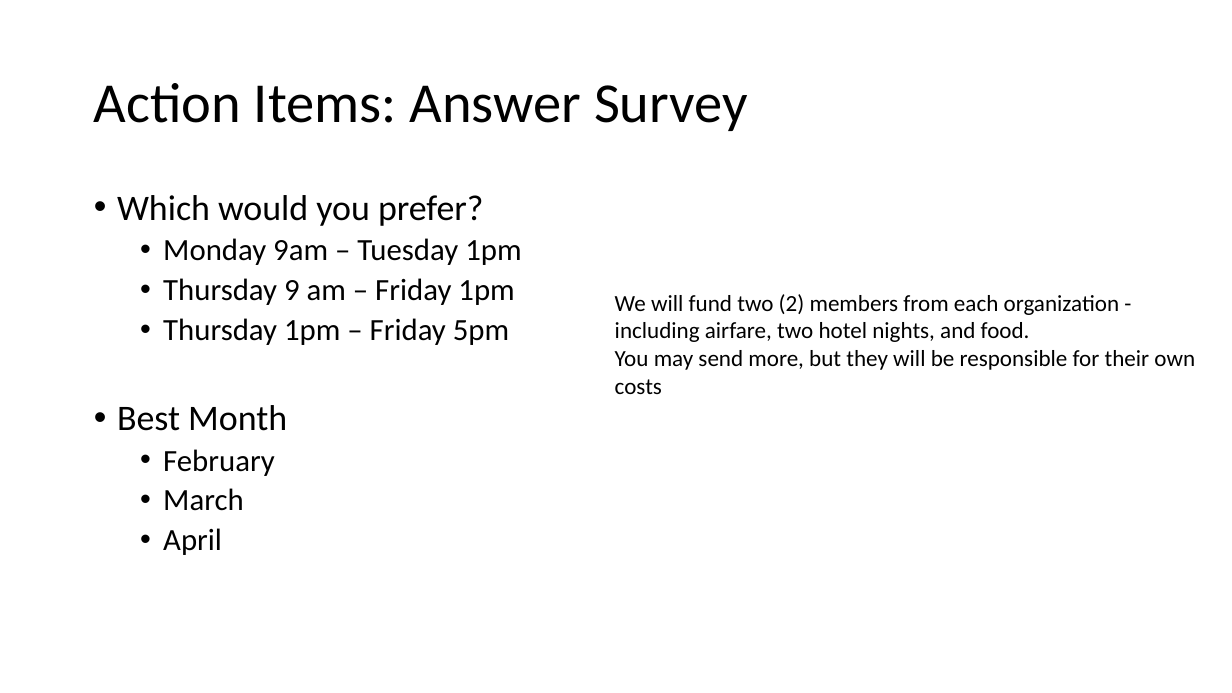
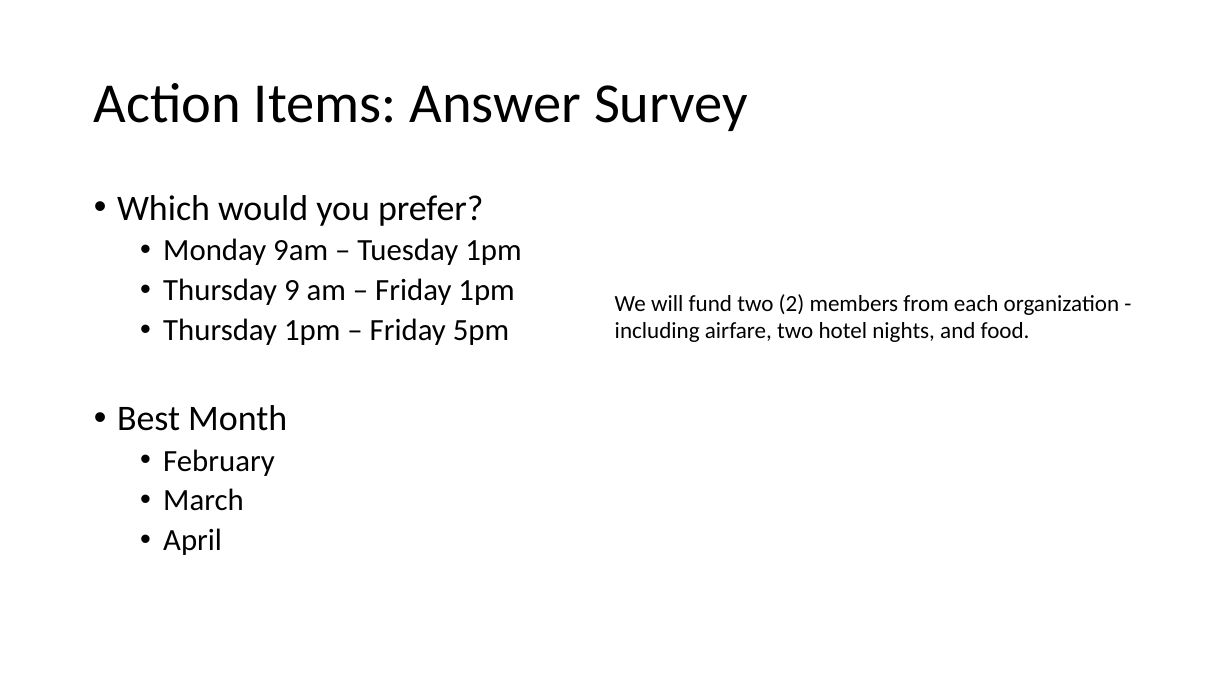
Before and after one commit to UCDrones-research/rocketry, a slide deck: slide 15 of UC High Powered Rocketry.pptx (slide 14 before the commit). Drawn at 1232x693 pixels with LibreOffice and Linux fonts; fonts in the diff are those of the drawing; background and template pictures are left out. Boxes give left, top, right and bottom in pixels: in the first picture for what was removed or moved away, otherwise in the second. Text is boxed around its words. In the diff, an @@ line names an element or a change of style, - is before the commit and + after.

Commit message:
slides

```diff
--- a/UC High Powered Rocketry.pptx
+++ b/UC High Powered Rocketry.pptx
@@ text at box(615, 350, 1195, 394): paragraph removed @@
-You may send more, but they will be responsible for their own costs
```
Also in this commit, not shown: 3 other slides changed, 1 slide added.
